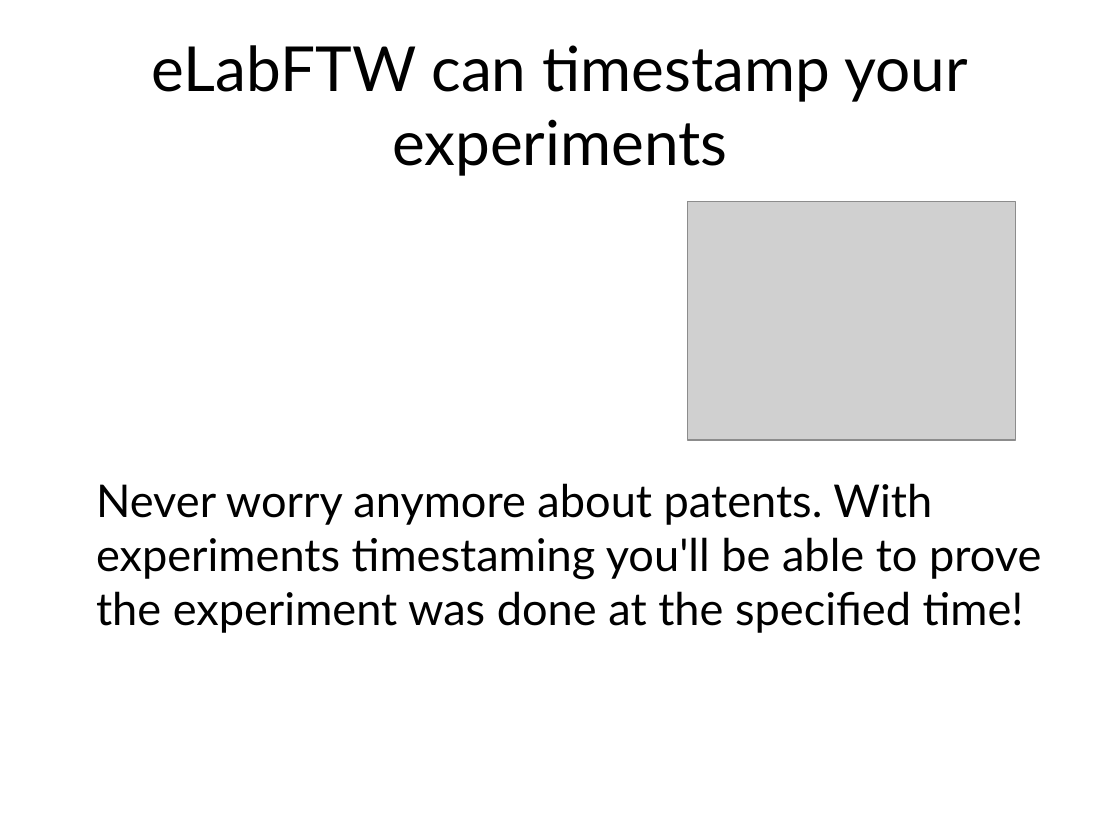
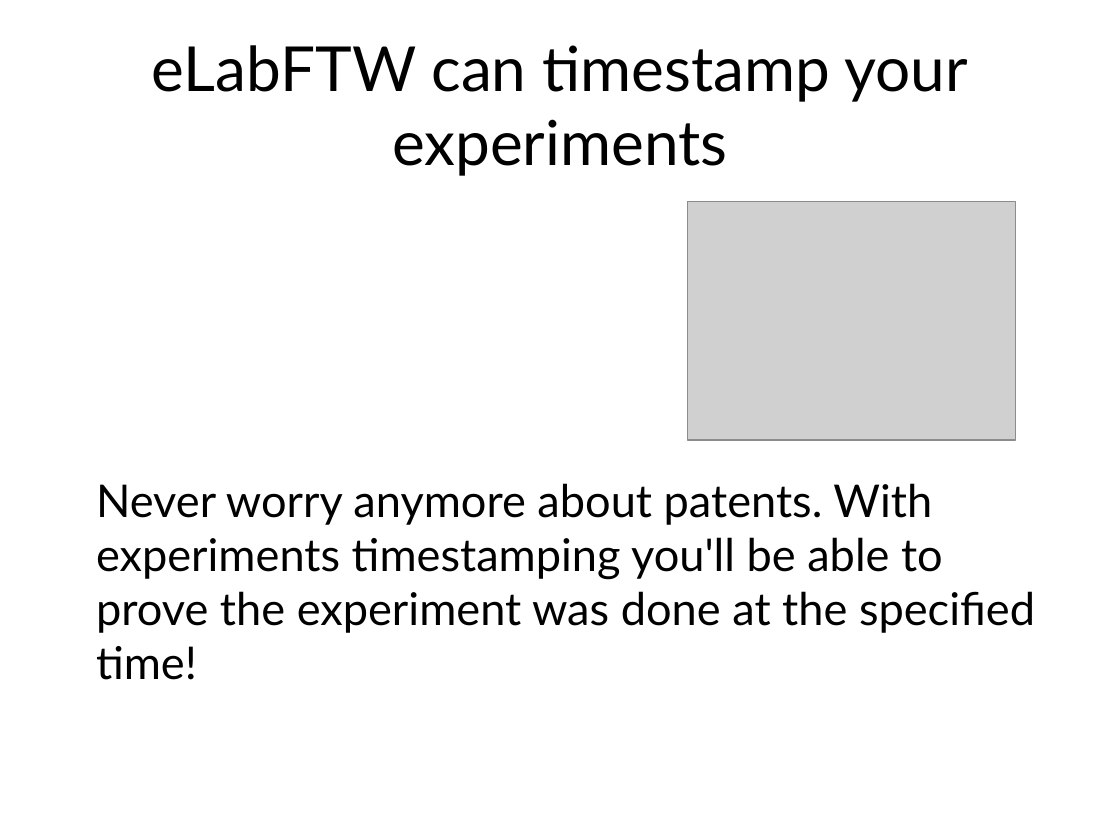
Before and after one commit to elabftw/elabpdf, a slide deck: slide 7 of presentation.odp. Drawn at 1120x840 pixels with LibreOffice and Linux fonts; fonts in the diff are those of the drawing; grey boxes stand for pictures. Boxes give left, top, right and bottom in pixels: in the first picture for what was removed or moved away, otherwise in the second. Text is boxed around its words. In the diff, an @@ line names an element or a change of style, - is before the commit and + after.

```diff
--- a/presentation.odp
+++ b/presentation.odp
@@ text at (96, 483, 1035, 680): text changed @@
-Never worry anymore about patents. With experiments timestaming you'll be able to prove the experiment was done at the specified time!
+Never worry anymore about patents. With experiments timestamping you'll be able to prove the experiment was done at the specified time!
```
Also in this commit, not shown: 1 other file.
